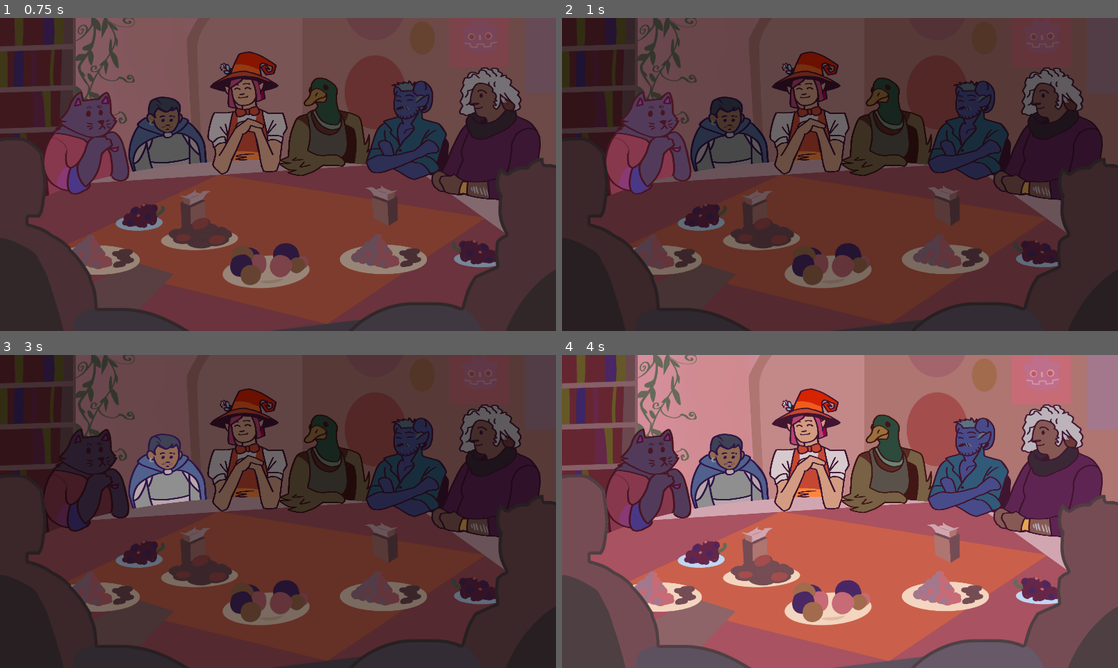
Above: before the commit, frames 1-4 (two rows, left to right).
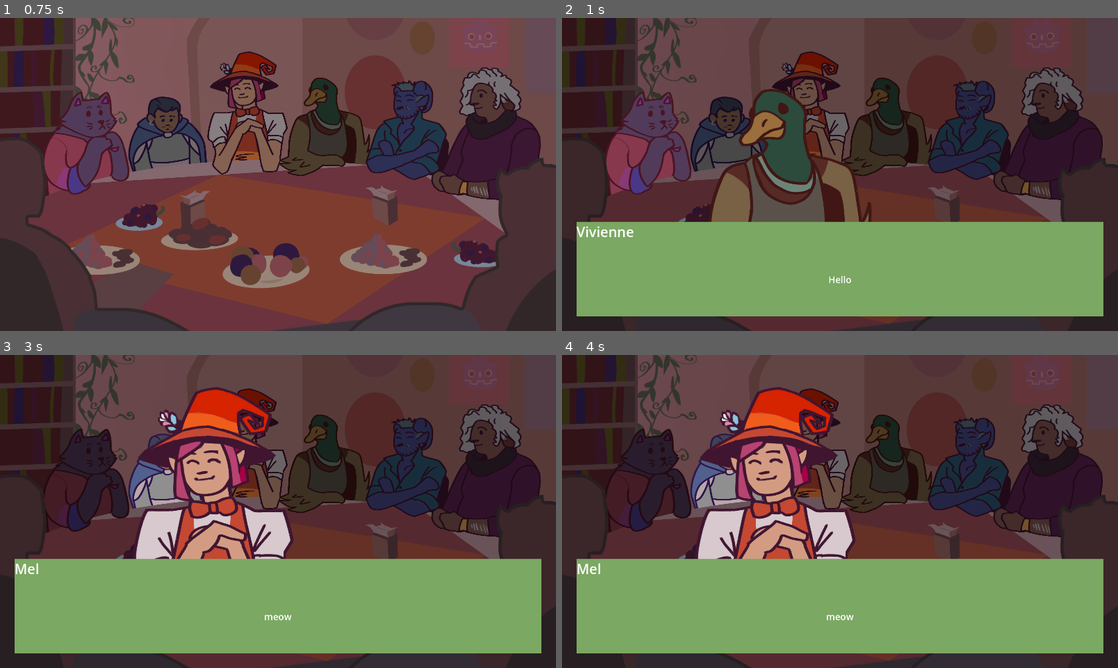
Above: after the commit, the same moments.

Repository: milana-94888u/tea-party
Game: Godot game, scene res://src/scenes/main/main.tscn
Same seed, same stepped clock (60 frames per second), same inputs: the game is played once before the commit and once after it.
Inputs (mouse positions are in pixels of both pictures, inside the frame that each line leads up to):
- Up to frame 1 (0.75 s): move the mouse to (400, 158) at 0.52 s
- Up to frame 2 (1 s): no input
- Up to frame 3 (3 s): move the mouse to (166, 527) at 1.27 s; move the mouse to (333, 442) at 2.02 s; move the mouse to (250, 574) at 2.77 s
- Up to frame 4 (4 s): move the mouse to (1006, 558) at 3.52 s

Frame 1 is identical in both runs. In frame 2, 35% of the frame differs, in the area x 2-98%, y 22-96%; in frame 3, 38%; in frame 4, 98%, in the area x 0-100%, y 0-100%.

Commit message:
add chosing tea from main

Diff:
--- a/src/scenes/main/main.gd
+++ b/src/scenes/main/main.gd
@@ -1,13 +1,10 @@
 extends Control
-
-
-signal dialog_finished
 
 
 func _ready() -> void:
 	for character in characters:
-		display_dialog(character, character.introduction_dialog)
-		await dialog_finished
+		if character.introduction_dialog:
+			await display_dialog(character, character.introduction_dialog)
 
 
 @export var highlight_material: Material
@@ -27,9 +24,19 @@
 	for line in dialog.lines:
 		dialog_line.dialog_line_data = line
 		await dialog_line.requested_next_line
-	canvas_for_ui.remove_child(dialog_line)
+	dialog_line.queue_free()
 	tween = create_tween()
 	tween.tween_property(darkening_light, "energy", 0, 1)
 	await tween.finished
 	character.material = null
-	dialog_finished.emit()
+
+
+func choose_tea() -> Tea:
+	var shelves := preload("res://src/scenes/tea_choose/shelves.tscn").instantiate()
+	hide()
+	add_sibling.call_deferred(shelves)
+	shelves.show()
+	var tea: Tea = await shelves.tea_completed
+	shelves.queue_free()
+	show()
+	return tea
--- a/src/scenes/main/main.tscn
+++ b/src/scenes/main/main.tscn
@@ -9,6 +9,7 @@
 [ext_resource type="Resource" uid="uid://c2je4p82bieq6" path="res://resources/characters/brokk.tres" id="5_0ci1l"]
 [ext_resource type="Resource" uid="uid://bkawa07t0v1ux" path="res://resources/characters/mel.tres" id="6_2dxjs"]
 [ext_resource type="Resource" uid="uid://cjniub0lh24nm" path="res://resources/characters/vivienne.tres" id="7_cmgwm"]
+[ext_resource type="Script" path="res://src/resources/dialog_line_data.gd" id="7_v73w7"]
 [ext_resource type="Resource" uid="uid://cktjktliysf5n" path="res://resources/characters/om.tres" id="8_eijjg"]
 [ext_resource type="Resource" uid="uid://ceeqxdqudfeq7" path="res://resources/characters/liam.tres" id="8_s2x27"]
 [ext_resource type="Script" path="res://src/resources/dialog_data.gd" id="9_tlpgv"]
@@ -18,27 +19,32 @@
 
 [sub_resource type="Resource" id="Resource_fk0xm"]
 script = ExtResource("9_tlpgv")
-lines = Array[Resource("res://src/resources/dialog_line_data.gd")]([])
+lines = Array[ExtResource("7_v73w7")]([])
+
+[sub_resource type="Resource" id="Resource_ic7mp"]
+script = ExtResource("7_v73w7")
+character = ExtResource("6_2dxjs")
+text = "meow"
 
 [sub_resource type="Resource" id="Resource_vn5t5"]
 script = ExtResource("9_tlpgv")
-lines = Array[Resource("res://src/resources/dialog_line_data.gd")]([])
+lines = Array[ExtResource("7_v73w7")]([SubResource("Resource_ic7mp")])
 
 [sub_resource type="Resource" id="Resource_vk7ak"]
 script = ExtResource("9_tlpgv")
-lines = Array[Resource("res://src/resources/dialog_line_data.gd")]([])
+lines = Array[ExtResource("7_v73w7")]([])
 
 [sub_resource type="Resource" id="Resource_8ymw0"]
 script = ExtResource("9_tlpgv")
-lines = Array[Resource("res://src/resources/dialog_line_data.gd")]([])
+lines = Array[ExtResource("7_v73w7")]([])
 
 [sub_resource type="Resource" id="Resource_md81o"]
 script = ExtResource("9_tlpgv")
-lines = Array[Resource("res://src/resources/dialog_line_data.gd")]([])
+lines = Array[ExtResource("7_v73w7")]([])
 
 [sub_resource type="Resource" id="Resource_t56jr"]
 script = ExtResource("9_tlpgv")
-lines = Array[Resource("res://src/resources/dialog_line_data.gd")]([])
+lines = Array[ExtResource("7_v73w7")]([])
 
 [node name="Main" type="Control"]
 layout_mode = 3
Not shown: 1 places in src/scenes/main/main.tscn that only renumber resources
